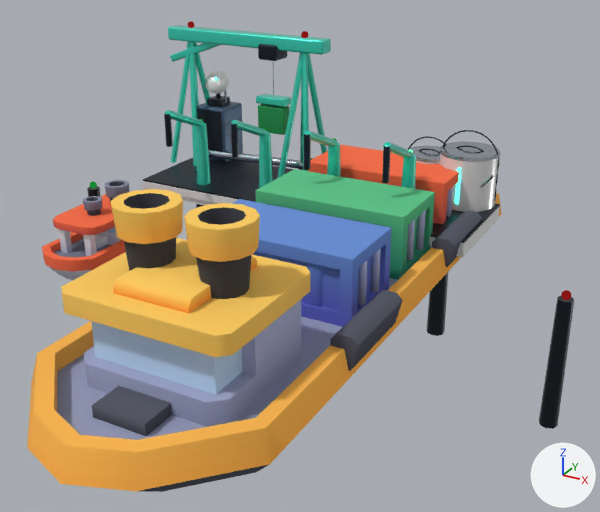
What one commit did to the glTF model public/models/buildings/dock-T4.glb.
Before and after are seen from a 50 mm camera at (5.93, -12.05, 5.42) aimed at (1.13, -3.32, 1.05). The axes (+X, +Y, +Z) are drawn at lower right. The lights are the same throughout. The older version comes first. Where no turn or scale is listed for an object, it has been applied to the vertices.
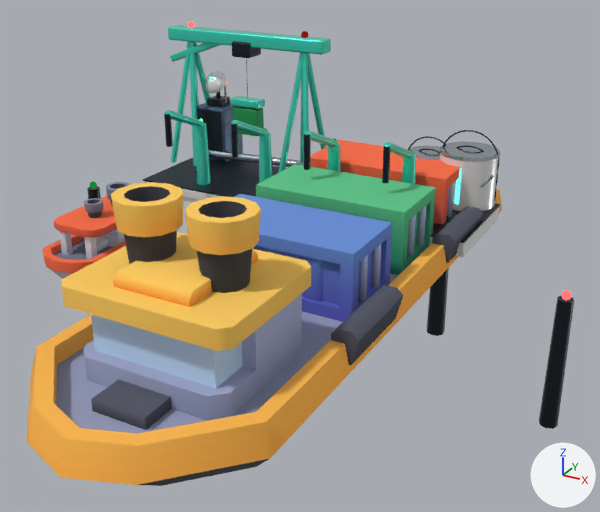
ob_node_33 is not drawn itself; it is the parent of ob_ship_cargo_a.
ob_node_40 is not drawn itself; it is the parent of ob_boat_tug_a.

Boxes [x1, y1, x2, y2] around the edits, measured in the pictures (600 x 512 px):
'ship-cargo-a_1', moved
    before: [27, 189, 502, 492]
    after: [26, 182, 502, 486]
'cargo-a', moved
    before: [232, 199, 392, 327]
    after: [235, 194, 392, 322]
'cargo-b', moved
    before: [255, 169, 435, 280]
    after: [256, 164, 436, 275]
'boat-tug-a_1', moved
    before: [42, 180, 129, 280]
    after: [42, 182, 130, 279]
'cargo-c', moved
    before: [307, 145, 459, 224]
    after: [311, 140, 460, 224]
'Mesh_42', moved
    before: [258, 104, 289, 135]
    after: [232, 106, 264, 136]
'Mesh_39', moved
    before: [258, 44, 287, 61]
    after: [232, 41, 261, 58]
'Mesh_41', moved
    before: [256, 94, 291, 107]
    after: [230, 96, 265, 109]

The change, as a diff of the scene's bpy script:
```diff
--- a/public/models/buildings/dock-T4.glb.py
+++ b/public/models/buildings/dock-T4.glb.py
@@ ob_node_33 @@
 ob_node_33 = bpy.data.objects.new('Node_33', None)
-ob_node_33.parent = ob_node_32
+ob_node_33.parent = ob_anim_bob
 ob_node_33.location = (0.0, 0.0, 0.0)
@@ ob_node_40 @@
 ob_node_40 = bpy.data.objects.new('Node_40', None)
-ob_node_40.parent = ob_node_39
+ob_node_40.parent = ob_anim_bob_001
 ob_node_40.location = (0.0, 0.0, 0.0)
@@ ob_mesh_39 @@
 ob_mesh_39 = bpy.data.objects.new('Mesh_39', me_mesh_39)
-ob_mesh_39.location = (-1.09, -0.2, 3.03)
+ob_mesh_39.location = (-1.6, -0.2, 3.03)
@@ ob_mesh_41 @@
 ob_mesh_41 = bpy.data.objects.new('Mesh_41', me_mesh_41)
-ob_mesh_41.location = (-1.09, -0.2, 2.22)
+ob_mesh_41.location = (-1.6, -0.2, 2.13)
@@ ob_mesh_42 @@
 ob_mesh_42 = bpy.data.objects.new('Mesh_42', me_mesh_42)
-ob_mesh_42.location = (-1.09, -0.2, 1.9)
+ob_mesh_42.location = (-1.6, -0.2, 1.81)
@@ ob_anim_bob_001 @@
+ob_anim_bob_001 = bpy.data.objects.new('anim:bob.001', None)
+ob_anim_bob_001.parent = ob_node_3
+ob_anim_bob_001.location = (-2.6, -3.0, -0.0309)
@@ ob_anim_bob @@
+ob_anim_bob = bpy.data.objects.new('anim:bob', None)
+ob_anim_bob.parent = ob_node_3
+ob_anim_bob.location = (1.2, -3.6, 0.0373)
```
